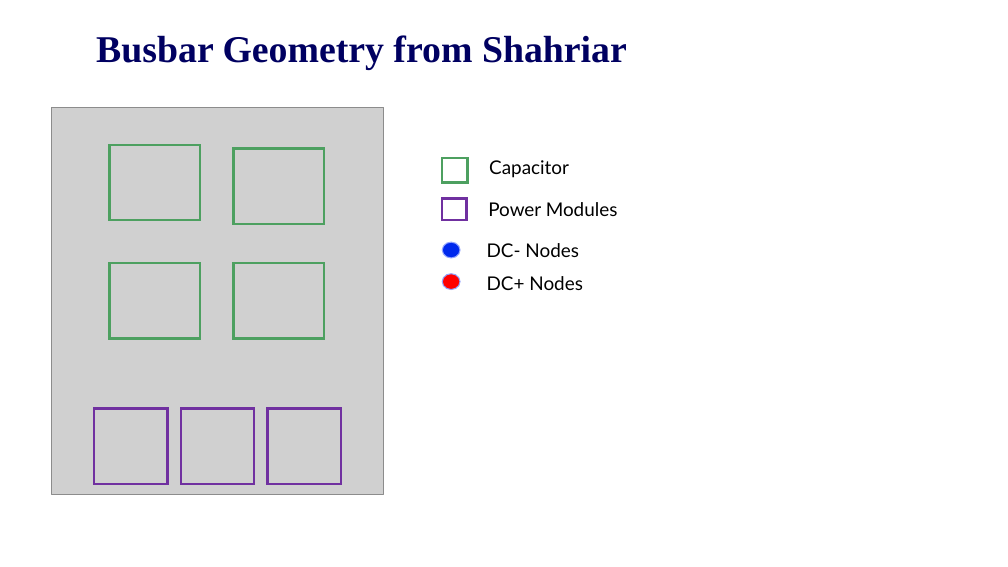
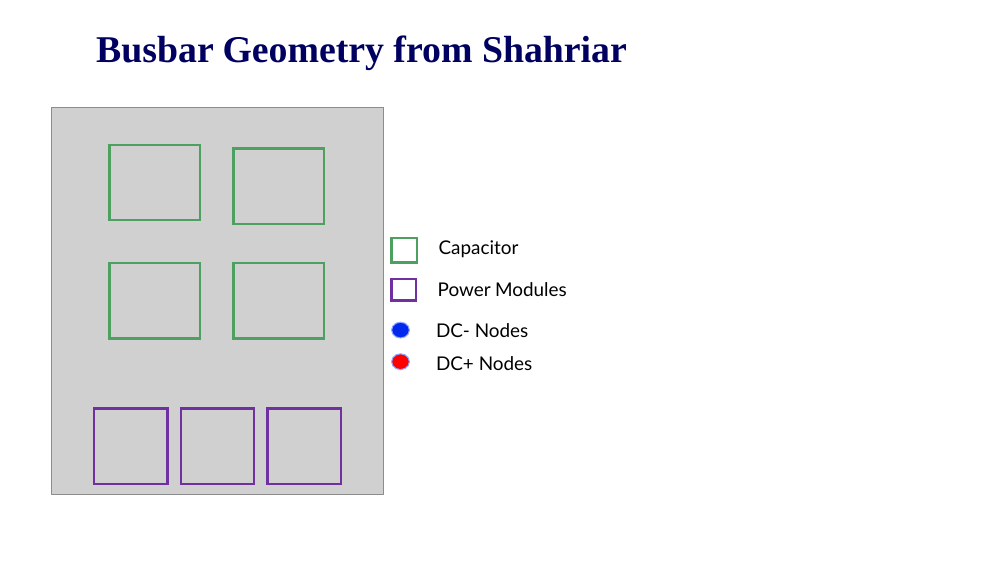
Before and after one commit to EnesAyaz/KTH, a slide deck: slide 7 of Weekly-Reports/DCLinkModellingIndutance.pptx. Drawn at 1008x567 pixels with LibreOffice and Linux fonts; fonts in the diff are those of the drawing; grey boxes stand for pictures; background and template pictures are left out. Boxes give left, top, right and bottom in pixels: in the first picture for what was removed or moved away, otherwise in the second. Text is boxed around its words. In the diff, an @@ line names an element or a change of style, - is before the commit and + after.

```diff
--- a/Weekly-Reports/DCLinkModellingIndutance.pptx
+++ b/Weekly-Reports/DCLinkModellingIndutance.pptx
@@ 4 texts, 2 rectangles, 2 ellipses: place and size @@
-4 texts, 2 rectangles, 2 ellipses at box(442, 158, 618, 290)
+4 texts, 2 rectangles, 2 ellipses at box(392, 238, 567, 370)
```
Also in this commit, not shown: 2 slides added, 10 other files.
